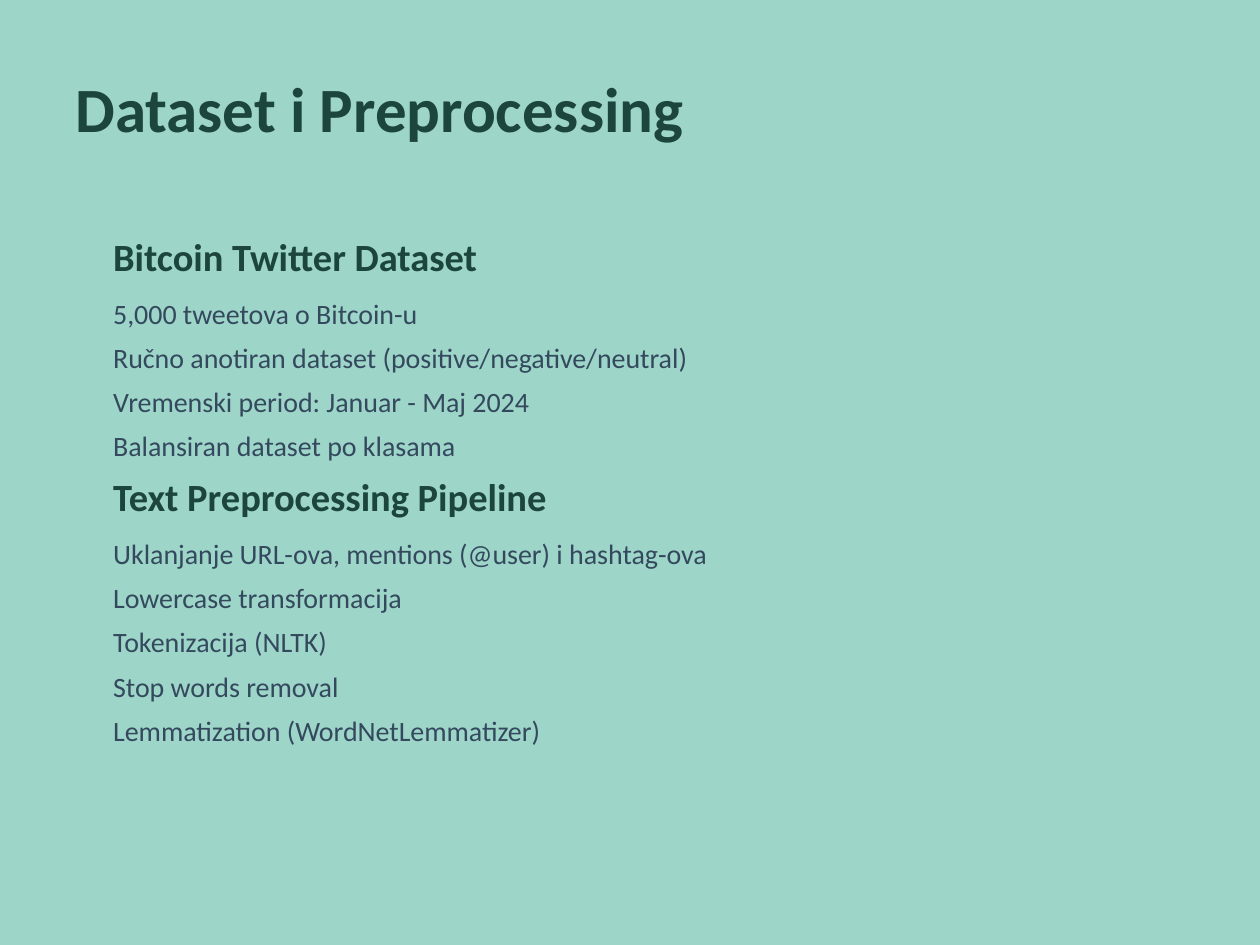
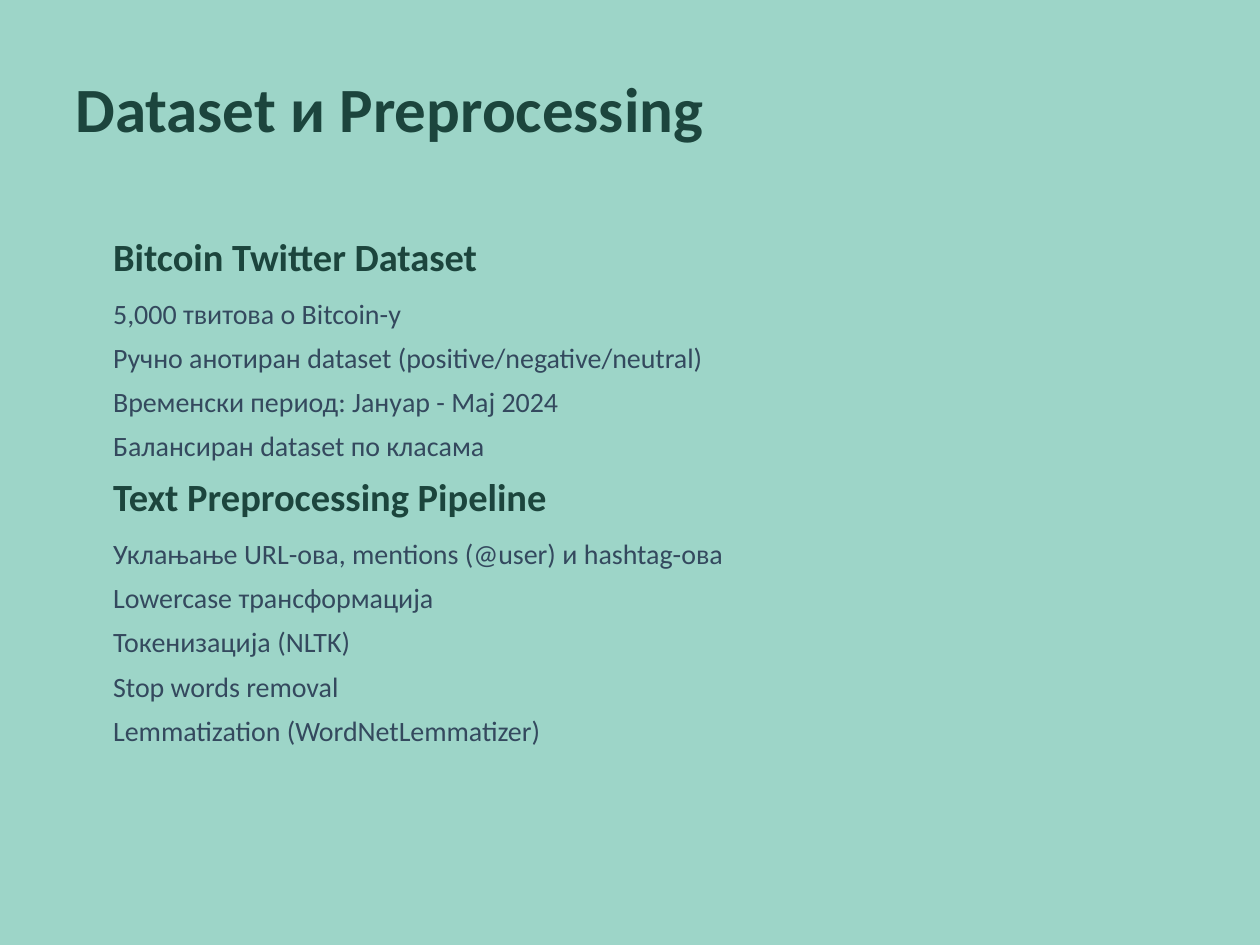
Before and after one commit to borisletic/diplomski, a slide deck: slide 6 of Prezentacija_Diplomski_Boris_Letic_RA_207_2021.pptx. Drawn at 1260x945 pixels with LibreOffice and Linux fonts; fonts in the diff are those of the drawing. Boxes give left, top, right and bottom in pixels: in the first picture for what was removed or moved away, otherwise in the second. Text is boxed around its words. In the diff, an @@ line names an element or a change of style, - is before the commit and + after.

```diff
--- a/Prezentacija_Diplomski_Boris_Letic_RA_207_2021.pptx
+++ b/Prezentacija_Diplomski_Boris_Letic_RA_207_2021.pptx
@@ text at box(75, 88, 703, 143): text changed @@
-Dataset i Preprocessing
+Dataset и Preprocessing
@@ text at box(113, 305, 702, 461): text changed @@
-5,000 tweetova o Bitcoin-u
-Ručno anotiran dataset (positive/negative/neutral)
-Vremenski period: Januar - Maj 2024
-Balansiran dataset po klasama
+5,000 твитова о Bitcoin-у
+Ручно анотиран dataset (positive/negative/neutral)
+Временски период: Јануар - Мај 2024
+Балансиран dataset по класама
@@ text at box(113, 544, 723, 657): text changed @@
-Uklanjanje URL-ova, mentions (@user) i hashtag-ova
-Lowercase transformacija
-Tokenizacija (NLTK)
+Уклањање URL-ова, mentions (@user) и hashtag-ова
+Lowercase трансформација
+Токенизација (NLTK)
```
Also in this commit, not shown: 7 other slides changed, 8 slides added, 8 slides removed.
